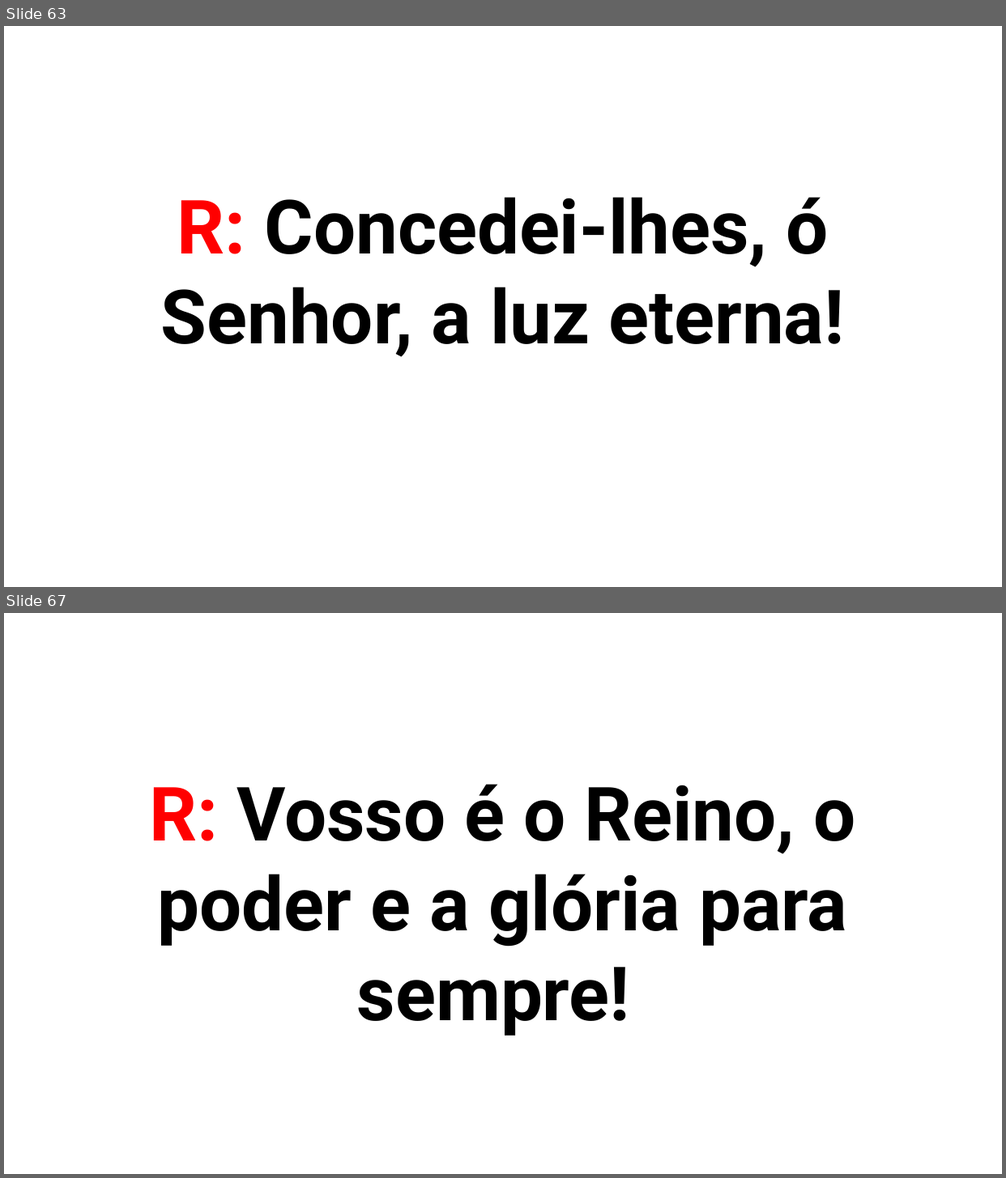
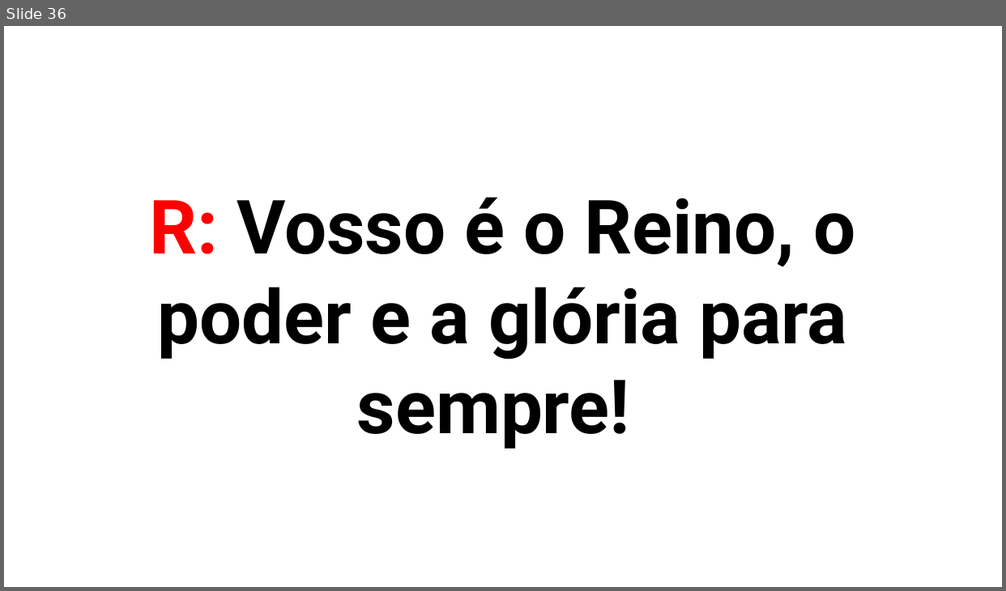
Before and after one commit to PHGodoyCosta/pallotti-slides, a slide deck: src/pallotti_slides/resources/template/mass_template.pptx. Shown one above the other, each under a label of ours: slides 63 and 67 before the commit, slide 36 after it; the slides between them are not shown. The pictures are 1006x1178 and 1006x591 pixels, drawn with LibreOffice and Linux fonts; fonts in the diff are those of the drawing. Boxes give left, top, right and bottom in pixels: in the first picture for what was removed or moved away, otherwise in the second. Text is boxed around its words. In the diff, an @@ line names an element or a change of style, - is before the commit and + after.

```diff
--- a/src/pallotti_slides/resources/template/mass_template.pptx
+++ b/src/pallotti_slides/resources/template/mass_template.pptx
@@ slide 63 removed at [4, 26, 1002, 587], background #FFFFFF @@
@@ text removed at [161, 197, 844, 357] @@
-R: Concedei-lhes, ó Senhor, a luz eterna!
@@ what was slide 67 is now slide 36 @@
```
Also in this commit, not shown: 30 other slides removed, 20 other files.
